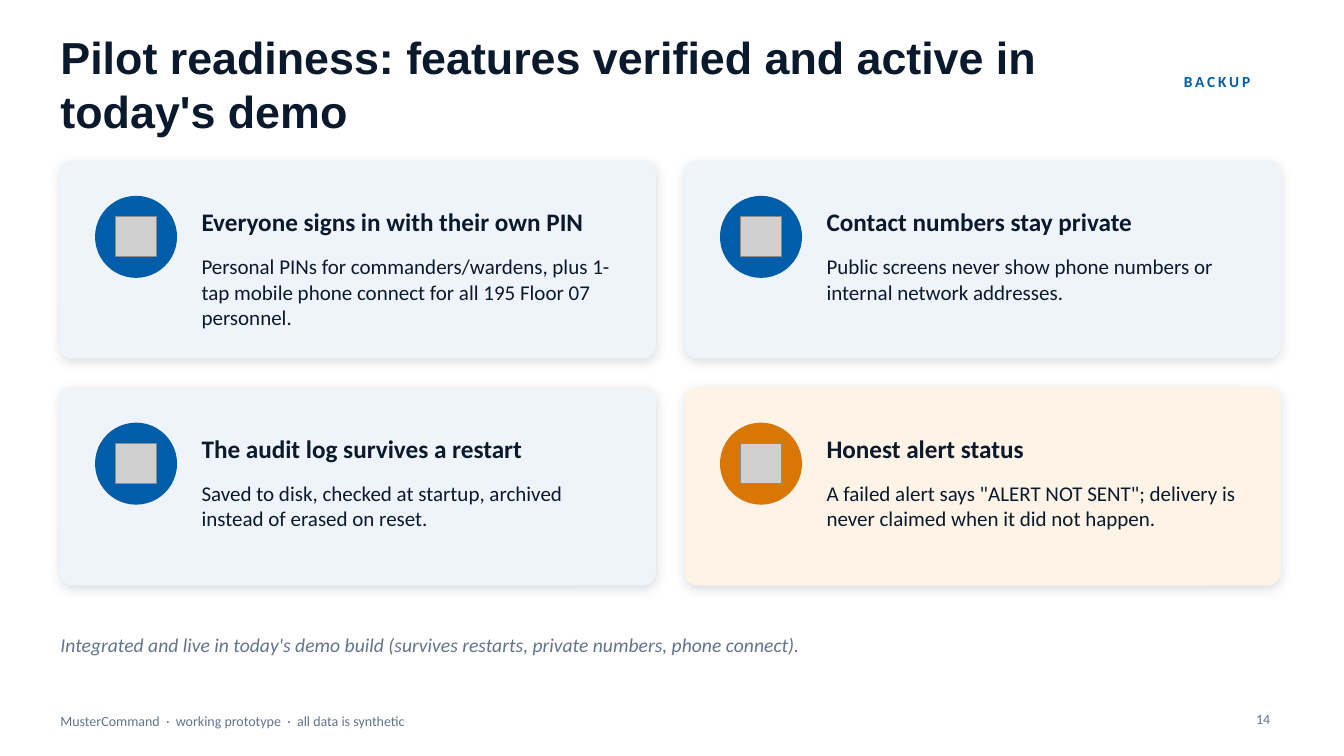
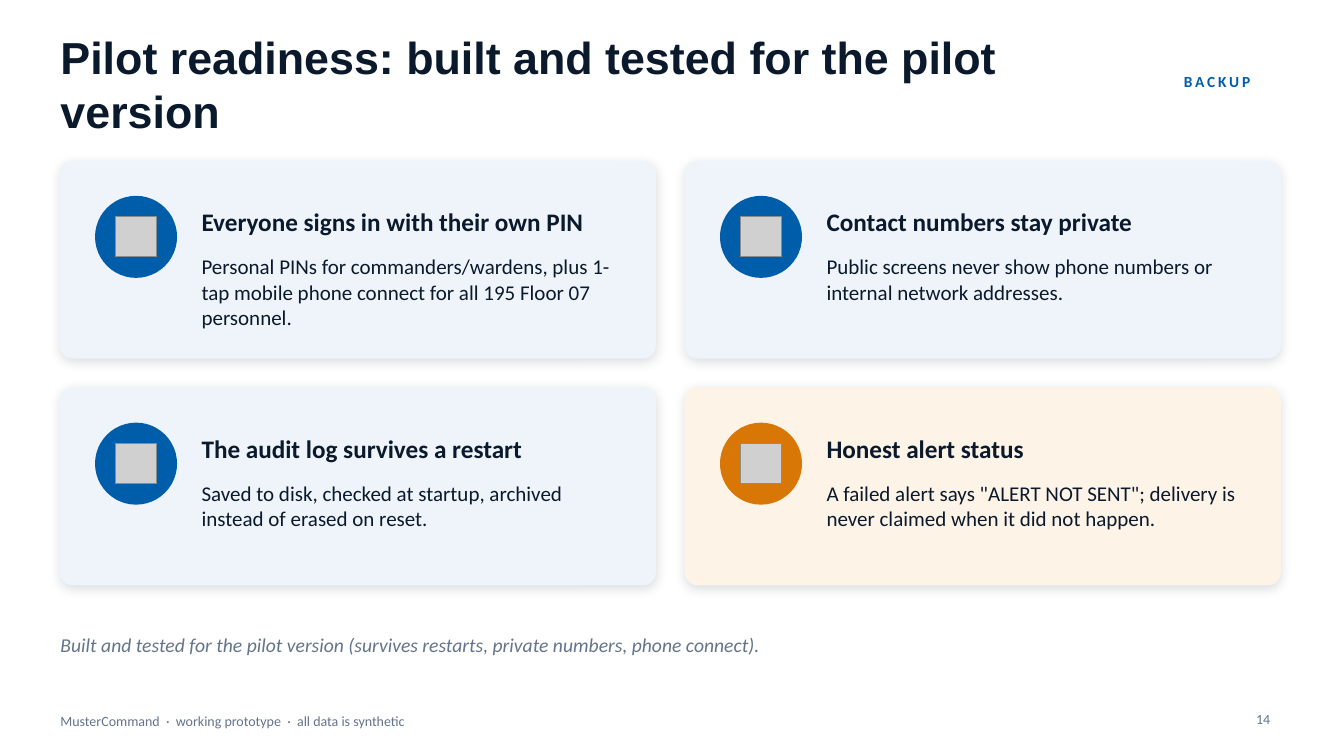
Before and after one commit to SamMcfarlane-pursuit/fsd-remix-console, a slide deck: slide 14 of mustercommand_coned_floor07_briefing.pptx. Drawn at 1344x756 pixels with LibreOffice and Linux fonts; fonts in the diff are those of the drawing; grey boxes stand for pictures. Boxes give left, top, right and bottom in pixels: in the first picture for what was removed or moved away, otherwise in the second. Text is boxed around its words. In the diff, an @@ line names an element or a change of style, - is before the commit and + after.

Commit message:
fix(demo): clean 195 baseline seed, fix modal map and phone label, update slide 14 copy

```diff
--- a/mustercommand_coned_floor07_briefing.pptx
+++ b/mustercommand_coned_floor07_briefing.pptx
@@ title at bbox=[60, 41, 995, 129]: text changed @@
-Pilot readiness: features verified and active in today's demo
+Pilot readiness: built and tested for the pilot version
@@ text at bbox=[60, 638, 759, 655]: text changed @@
-Integrated and live in today's demo build (survives restarts, private numbers, phone connect).
+Built and tested for the pilot version (survives restarts, private numbers, phone connect).
```
Also in this commit, not shown: 4 other files.
